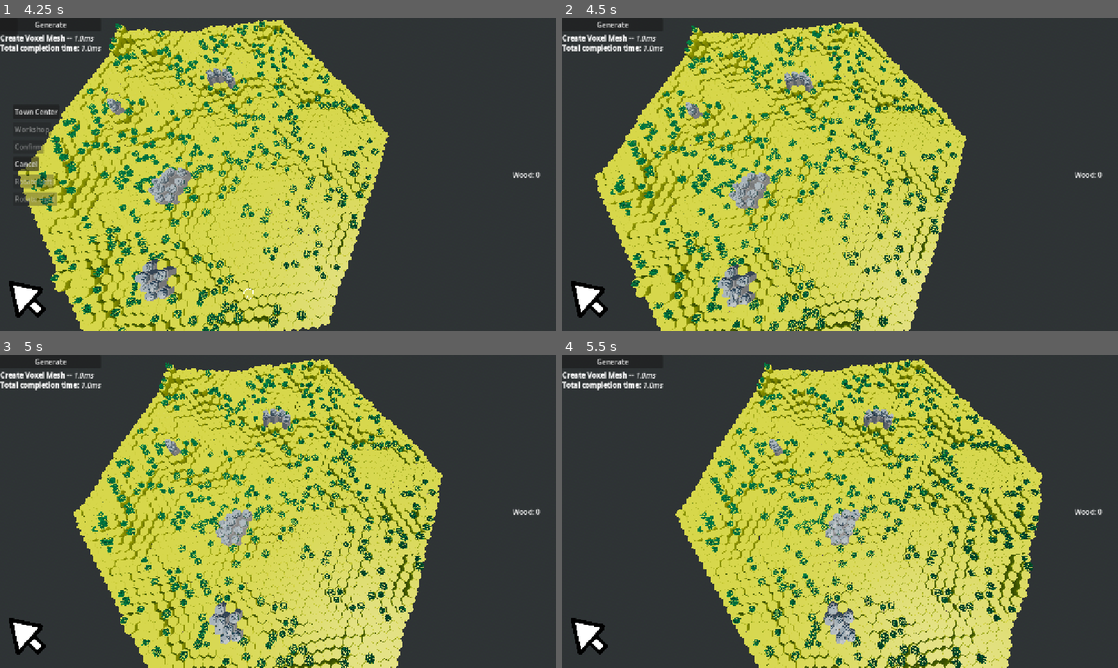
Above: before the commit, frames 1-4 (two rows, left to right).
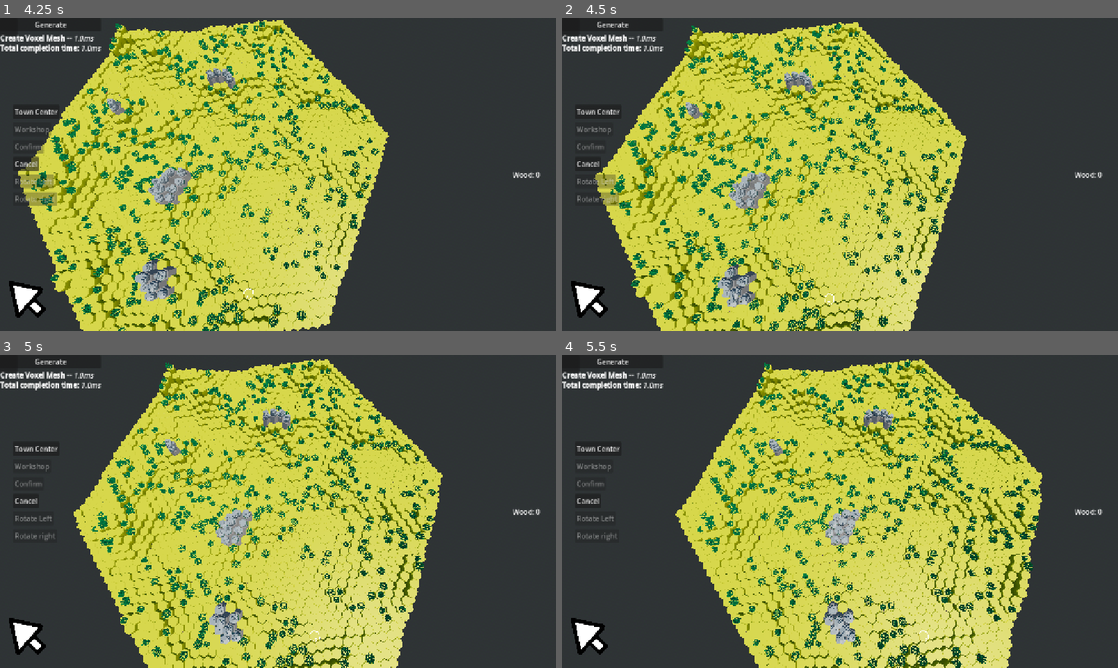
Above: after the commit, the same moments.

Repository: forzinkahd/HexaKingdomGameRepo
Game: Godot game, scene res://Scenes/GameScene.tscn
Two runs of this game, one before a commit and one after it. Both use one fixed random seed, a clock stepped at 60 frames per second and the inputs below.
Inputs (mouse positions are in pixels of both pictures, inside the frame that each line leads up to):
- Up to frame 1 (4.25 s): click "Generate" at 0.5 s; tap Enter at 1.25 s; move the mouse to (400, 158) at 1.27 s; hold D (MoveRight) 1.28-2.03 s; tap 1 (Select) at 1.35, 2.3, 3.05, 3.8 s; click (400, 158) at 1.42 s; move the mouse to (166, 190) at 2.02 s; hold S (MoveBackwards) 2.03-2.78 s; tap 2 (Build) at 2.1 s; click (166, 190) at 2.17 s; move the mouse to (333, 105) at 2.77 s; hold D (MoveRight) 2.78-3.53 s; hold Q (RotateCameraLeft) 2.78-3.53 s; click (333, 105) at 2.92 s; move the mouse to (250, 237) at 3.52 s; hold W (MoveForward) from 3.53 s (still down); tap E (RotateCameraRight) at 3.6 s; click (250, 237) at 3.67 s
- Up to frame 2 (4.5 s): move the mouse to (1006, 221) at 4.27 s; release W (MoveForward) at 4.28 s; hold A (MoveLeft) from 4.28 s (still down); tap 1 (Select) at 4.35 s; click (1006, 221) at 4.42 s
- Up to frame 3 (5 s): keep holding A (MoveLeft)
- Up to frame 4 (5.5 s): keep holding A (MoveLeft); move the mouse to (673, 464) at 5.02 s; tap 1 (Select) at 5.1 s; click (673, 464) at 5.17 s

Frame 1 is identical in both runs. In frame 2, 0.6% of the frame differs, in the area x 0-49%, y 5-92%; in frame 3, 0.3%; in frame 4, 0.3%.

Commit message:
fix units not selectable
check characterbody3D collisionobject3d in inspector layer 2 mask 1

Diff:
--- a/Scenes/Units/Unit.tscn
+++ b/Scenes/Units/Unit.tscn
@@ -4,12 +4,24 @@
 
 [sub_resource type="BoxShape3D" id="BoxShape3D_bgxm2"]
 
+[sub_resource type="CapsuleShape3D" id="CapsuleShape3D_7bw4q"]
+radius = 0.11279297
+height = 0.32202148
+
 [node name="Unit" type="CharacterBody3D" unique_id=420534359]
+collision_layer = 2
+collision_mask = 3
 script = ExtResource("1_su7yn")
 
 [node name="MeshInstance3D" type="MeshInstance3D" parent="." unique_id=1311962752]
 
 [node name="SelectionCollider" type="Area3D" parent="." unique_id=403816814]
+collision_layer = 2
+collision_mask = 2
 
 [node name="CollisionShape3D" type="CollisionShape3D" parent="SelectionCollider" unique_id=1760627796]
 shape = SubResource("BoxShape3D_bgxm2")
+
+[node name="CollisionShape3D" type="CollisionShape3D" parent="." unique_id=960990985]
+transform = Transform3D(1, 0, 0, 0, 1, 0, 0, 0, 1, 0, 0.17102051, 0)
+shape = SubResource("CapsuleShape3D_7bw4q")
--- a/Scenes/Units/blue_builder.tscn
+++ b/Scenes/Units/blue_builder.tscn
@@ -9,7 +9,7 @@
 height = 0.29248047
 
 [node name="blue_builder" type="CharacterBody3D" unique_id=1500896791]
-collision_mask = 3
+collision_layer = 2
 script = ExtResource("1_0ylji")
 unit_name = "Builder"
 
--- a/Scenes/Units/blue_villager.tscn
+++ b/Scenes/Units/blue_villager.tscn
@@ -8,8 +8,9 @@
 height = 0.29882813
 
 [node name="BlueVillager" type="CharacterBody3D" unique_id=1483137485]
-collision_mask = 3
+collision_layer = 2
 script = ExtResource("1_kko5t")
+auto_work_enabled = false
 unit_name = "Villager"
 
 [node name="unit_blue_accent2" parent="." unique_id=1017251160 instance=ExtResource("2_sh04b")]
--- a/scripts/interaction.gd
+++ b/scripts/interaction.gd
@@ -130,35 +130,43 @@
 	var dir := main_camera.project_ray_normal(mouse_pos)
 	var end := origin + dir * 1000.0
 
-	var hit_data := raycast_at_mouse(origin, end)
-	if hit_data == null:
-		return
+	# Always compute voxel hit (used for move destinations, and for normal selection)
+	var vhit := raycast_voxels(origin, end)
+	var voxel_hd: HitData = null
+	if not vhit.is_empty():
+		voxel_hd = hitdata_from_hit(vhit, origin, end)
 
 	if is_right_click:
-		_handle_right_click(hit_data)
-		return
-
-	if interact_mode == mode.SELECT:
-		attempt_select(hit_data)
-	elif interact_mode == mode.BUILD:
-		attempt_build(hit_data.object)
-
-
-"""func raycast_at_mouse(origin, end) -> HitData:
-		var query := PhysicsRayQueryParameters3D.create(origin, end)
-		var collision := get_world_3d().direct_space_state.intersect_ray(query)
-		if collision and collision.has("collider"):
-			var hit = collision.collider
-			var data = HitData.new()
-			data.object = collision.collider
-			data.point = collision.position
-			data.normal = collision.normal
-			data.ray_origin = origin
-			data.ray_dir = (end - origin).normalized()
-			return data
-		else:
-			deselect()
-			return null"""
+		_handle_right_click(voxel_hd) # may be null if you clicked sky
+		return
+
+	# LEFT CLICK: try unit hit first
+	var uhit := raycast_units(origin, end)
+	if not uhit.is_empty():
+		_select_unit_from_collider(uhit["collider"])
+		return
+
+	# Otherwise fall back to voxel selection
+	if voxel_hd != null:
+		if interact_mode == mode.SELECT:
+			attempt_select(voxel_hd)
+		elif interact_mode == mode.BUILD:
+			attempt_build(voxel_hd.object)
+
+
+func _select_unit_from_collider(col: Object) -> void:
+	var n := col as Node
+	while n != null:
+		if n is Unit:
+			selected_unit = n as Unit
+			selected_voxel = null
+			hide_cursor(voxel_cursor)
+			unit_cursor.visible = true
+			move_cursor(unit_cursor, selected_unit.global_position)
+			animate_cursor(unit_cursor)
+			_set_build_panel_visible(false)
+			return
+		n = n.get_parent()
 
 
 func raycast_at_mouse(origin, end) -> HitData:
@@ -263,6 +271,35 @@
 	unit_cursor.visible = true
 
 
+const LAYER_VOXELS := 1 << 0
+const LAYER_UNITS  := 1 << 1
+
+func raycast_units(origin: Vector3, end: Vector3) -> Dictionary:
+	var q := PhysicsRayQueryParameters3D.create(origin, end)
+	q.collide_with_bodies = true
+	q.collide_with_areas = true
+	q.collision_mask = LAYER_UNITS # layer 2
+	return get_world_3d().direct_space_state.intersect_ray(q)
+
+
+func raycast_voxels(origin: Vector3, end: Vector3) -> Dictionary:
+	var q := PhysicsRayQueryParameters3D.create(origin, end)
+	q.collide_with_bodies = true
+	q.collide_with_areas = false
+	q.collision_mask = LAYER_VOXELS
+	return get_world_3d().direct_space_state.intersect_ray(q)
+
+
+func hitdata_from_hit(hit: Dictionary, origin: Vector3, end: Vector3) -> HitData:
+	var data := HitData.new()
+	data.object = hit["collider"]
+	data.point = hit["position"]
+	data.normal = hit["normal"]
+	data.ray_origin = origin
+	data.ray_dir = (end - origin).normalized()
+	return data
+
+
 ## move cursor with optional height difference
 func move_cursor(cursor : Node3D, pos : Vector3):
 	cursor.position = pos
@@ -311,57 +348,38 @@
 			cursor.scale = _cursor_base_scale[cursor]
 
 
-"""func _handle_right_click(hit: HitData) -> void:
-	# BUILD mode: cancel placement quickly
-	if interact_mode == mode.BUILD:
-		_on_cancel_pressed()
-		interact_mode = mode.SELECT
-		selection_indicator.texture = SELECTSPRITE
-		return
-
-	# SELECT mode: context command
-	var v := _voxel_from_hit(hit)
-
-	# If you later implement selecting units, this becomes your “command unit” path.
-	if selected_unit != null and selected_unit is Villager:
-		var villager := selected_unit as Villager
-
-		# Right click tree = chop
-		var tree := _tree_from_hit(hit.object)
-		if tree != null:
-			_command_chop_tree(tree, hit)
-			return
-
-		# Right click ground = move
-		if v != null:
-			var cap_y := _voxel_cap_y(v)
-			villager.move_to_world(Vector3(v.world_position.x, cap_y, v.world_position.z))
-			return
-
-	# no unit selected: treat as “cancel UI / deselect”
-	deselect()
-	workshop_panel.visible = false
-	_open_workshop = null"""
-
-
-func _handle_right_click(hit: HitData) -> void:
-	# 1) cancel building placement if ghost exists
+func _handle_right_click(voxel_hit: HitData) -> void:
+	# cancel building placement if ghost exists
 	if ghost != null:
 		_on_cancel_pressed()
 		return
 
-	# 2) move selected unit (if it supports moving)
-	if selected_unit != null and is_instance_valid(selected_unit):
-		var v := _voxel_from_hit(hit)
-		if v != null:
-			# assuming Unit has move_to_world OR you route via Pathfinder
-			selected_unit.move_to_world(Vector3(v.world_position.x, selected_unit.global_position.y, v.world_position.z))
-		return
-
-	# 3) otherwise just deselect / close panels
-	deselect()
-	workshop_panel.visible = false
-	_open_workshop = null
+	# if no selected unit, just close UI
+	if selected_unit == null or not is_instance_valid(selected_unit):
+		deselect()
+		workshop_panel.visible = false
+		_open_workshop = null
+		return
+
+	# must have a voxel target
+	if voxel_hit == null:
+		return
+
+	var v := _voxel_from_hit(voxel_hit)
+	if v == null:
+		return
+
+	var cap_y := _voxel_cap_y(v)
+	var dest := Vector3(v.world_position.x, cap_y, v.world_position.z)
+
+	# IMPORTANT: Unit base may not declare move_to_world(), so guard with has_method
+	if selected_unit.has_method("move_to_world"):
+		print("move command given")
+		selected_unit.call("move_to_world", dest)
+		move_cursor(unit_cursor, dest)
+		animate_cursor(unit_cursor)
+	else:
+		push_warning("Selected unit has no move_to_world(): %s" % [selected_unit])
 
 
 func _voxel_cap_y(v: Voxel) -> float:
